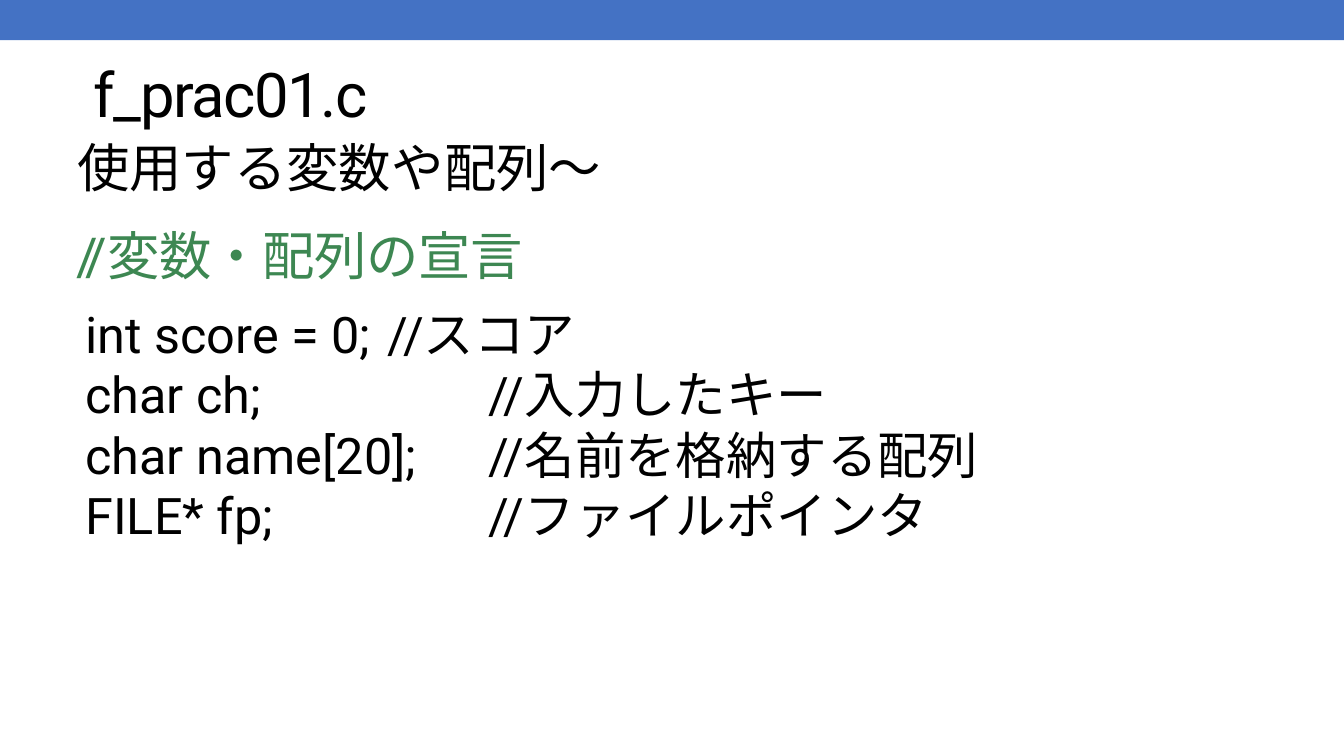
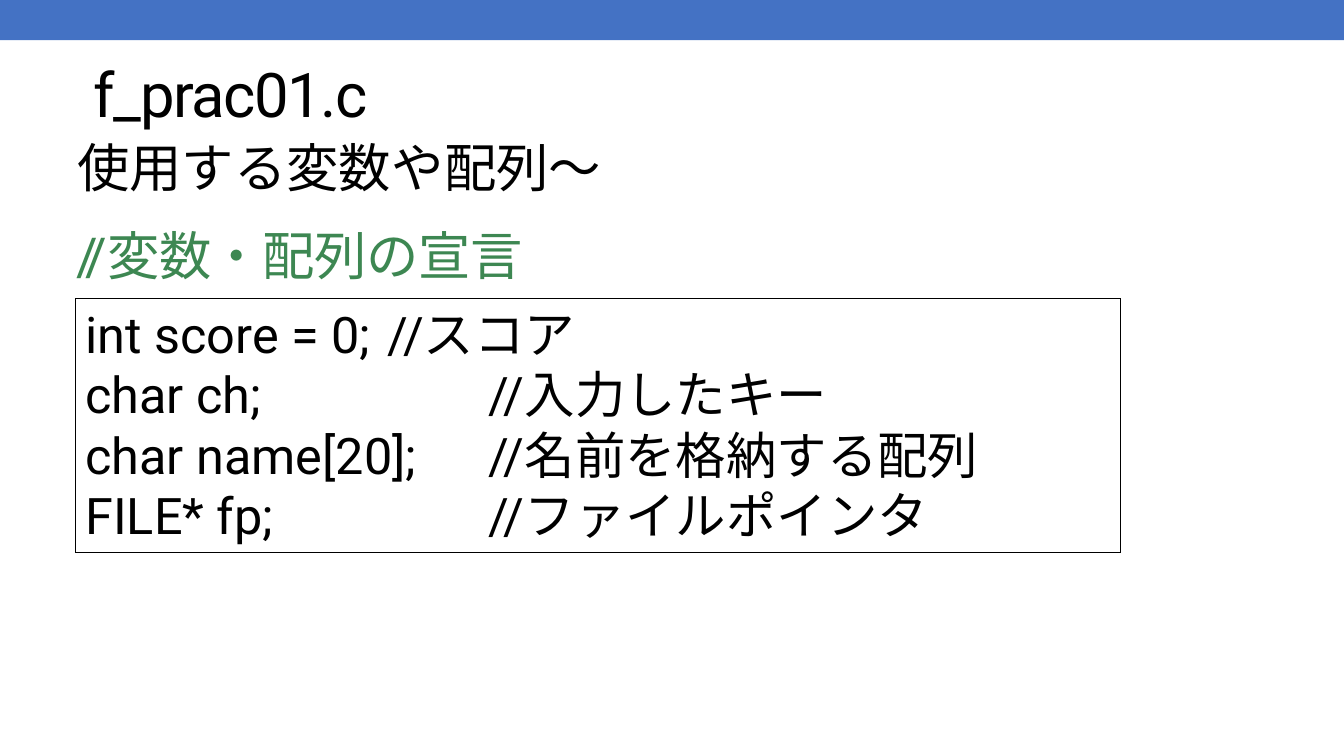
Before and after one commit to kic-murata/cpp2025, a slide deck: slide 4 of 授業資料/演習問題：ファイル処理.pptx. Drawn at 1344x756 pixels with LibreOffice and Linux fonts; fonts in the diff are those of the drawing. Boxes give left, top, right and bottom in pixels: in the first picture for what was removed or moved away, otherwise in the second. Text is boxed around its words. In the diff, an @@ line names an element or a change of style, - is before the commit and + after.

```diff
--- a/授業資料/演習問題：ファイル処理.pptx
+++ b/授業資料/演習問題：ファイル処理.pptx
@@ rectangle "int score = 0; //スコア": place and size @@
-rectangle "int score = 0; //スコア" at [85, 316, 979, 545]
+rectangle "int score = 0; //スコア" at [76, 298, 1121, 553]
@@ rectangle "int score = 0; //スコア" at [76, 298, 1121, 553]: outline none to #000000 0.75 pt @@
```
Also in this commit, not shown: 3 other slides changed, 3 other files.
